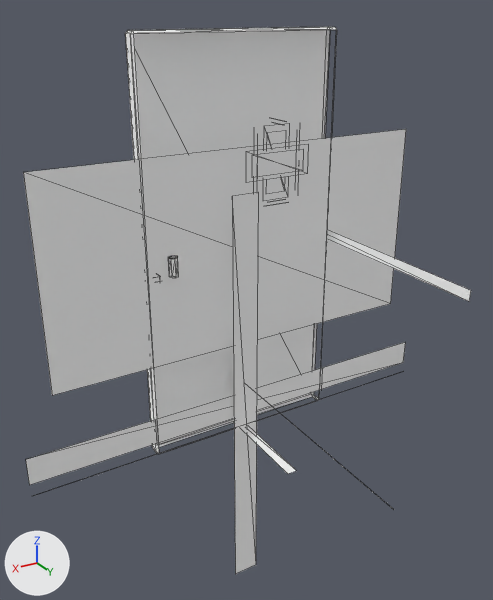
The glTF model support-level-3/assets/models/door_panel.gltf, before and after one commit.
Before and after are seen from a 50 mm camera at (1.76, 3.0, 2.3) aimed at (-0.06, -0.03, 0.78). Lighting does not change. The marker at lower left points along +X, +Y and +Z. The older version comes first. Mesh edges are drawn as thin lines. Vertices at exactly the same position are counted once.

Objects in the first picture: 'door_panel'.
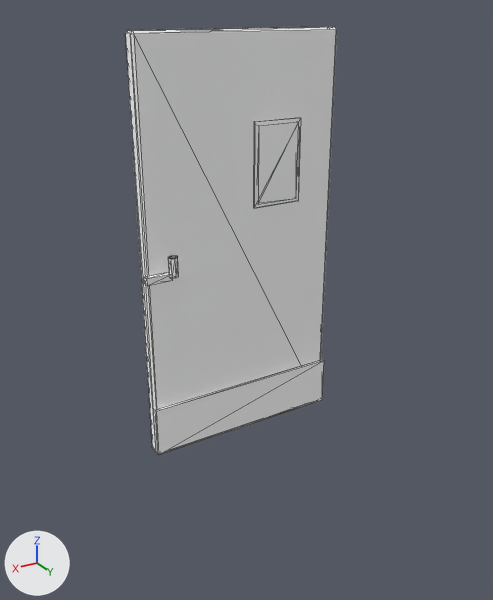
What differs and where, as boxes (x1, y1, x2, y2) in the pictures (493 x 600 px):
'door_panel', reshaped (53% narrower, 22% shorter): before (23, 27, 471, 574); after (125, 27, 337, 455)
part 1 of me_door_panel, added: after (155, 359, 324, 455)
part 2 of me_door_panel, added: after (144, 272, 173, 285)
part 3 of me_door_panel, added: after (258, 122, 299, 204)
part 4 of me_door_panel, added: after (254, 117, 301, 208)
part 5 of me_door_panel, deleted: before (23, 123, 471, 574)
part 6 of me_door_panel, added: after (134, 30, 336, 409)

What the commit changed:
me_door_panel is used by ob_door_panel; location (0.0, 0.0, 0.0).
Verts and faces of me_door_panel; kept vertices keep their numbers, new ones are numbered from 150.
Before the commit, vertices of me_door_panel: 24 (0.55, -0.03, 0.0) at pixel (154, 448), 25 (0.55, 0.03, 0.0) at pixel (158, 454), 26 (-0.56, 0.03, 2.19) at pixel (336, 29), 27 (-0.56, -0.03, 2.19) at pixel (330, 29), 28 (-0.56, -0.03, 0.01) at pixel (313, 394).
Before the commit, vertices of me_door_panel: 29 (-0.56, 0.03, 0.01) at pixel (318, 398), 30 (-0.55, 0.03, 0.0) at pixel (317, 400), 31 (-0.55, -0.03, 0.0) at pixel (312, 396), 32 (0.55, 0.04, 0.01) at pixel (159, 453), 33 (0.55, 0.04, 2.19) at pixel (133, 33).
Before the commit, vertices of me_door_panel: 34 (-0.55, 0.04, 2.19) at pixel (336, 29), 35 (-0.55, 0.04, 0.01) at pixel (318, 399).
me_door_panel had 150 vertices, 124 faces and spanned x -1.25..1.25, y -1.2..1.3, z -1.09..2.2.
me_door_panel now has 74 vertices, 124 faces and spans x -0.56..0.57, y -0.04..0.09, z 0.0..2.2.
me_door_panel part 1: a new loose piece, a box spanning x -0.56..0.56, y 0.04..0.06, z 0.02..0.3, in mat_metal_dark (white #ffffff).
me_door_panel part 2: a new loose piece, a box spanning x 0.43..0.57, y 0.032..0.068, z 1.033..1.067, in mat_metal_dark (white #ffffff).
me_door_panel part 3: a new loose piece, a box spanning x -0.32..-0.08, y 0.035..0.055, z 1.35..1.75, in mat_screen_off (white #ffffff).
me_door_panel part 4: a new loose piece, a box spanning x -0.34..-0.06, y 0.037..0.049, z 1.33..1.77, in mat_metal_dark (white #ffffff).
me_door_panel part 5: 27 loose pieces with 108 vertices, spanning x -1.25..1.25, y -1.2..1.3, z -1.09..1.77, are deleted.
Part 6, on me_door_panel:
New faces: (27, 29, 28), (26, 29, 27), (24, 30, 25), (24, 31, 30), (33, 35, 34), (32, 35, 33) (mat_door_metal (white #ffffff)).
